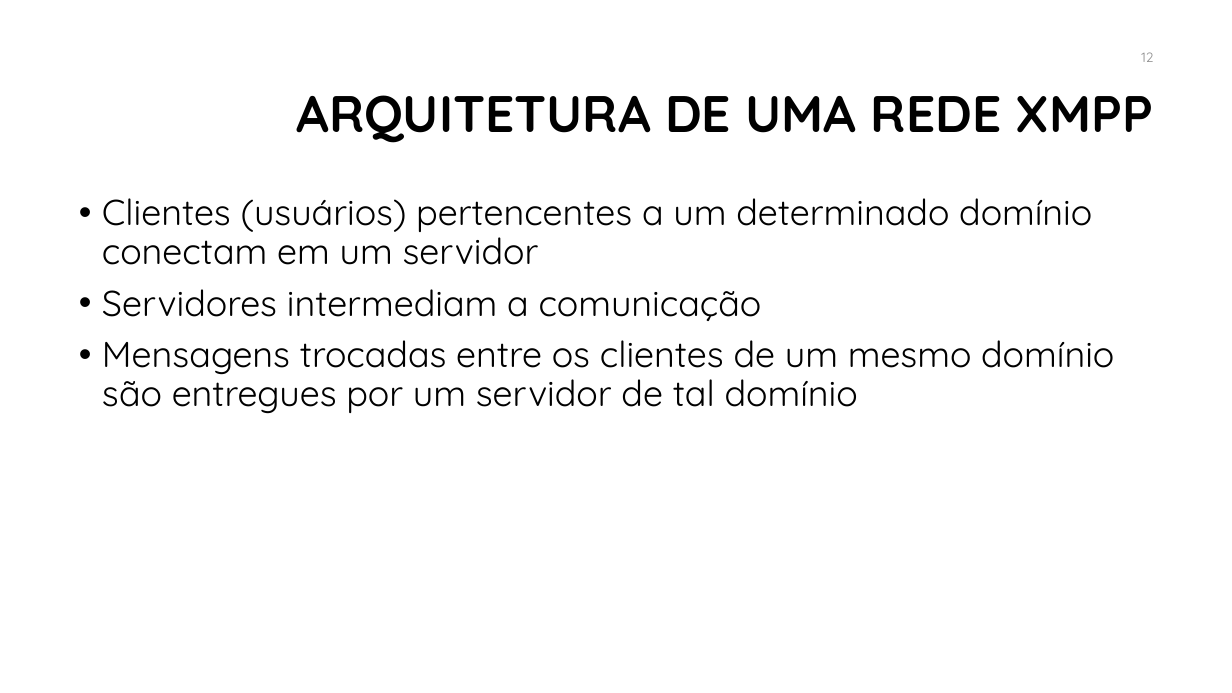
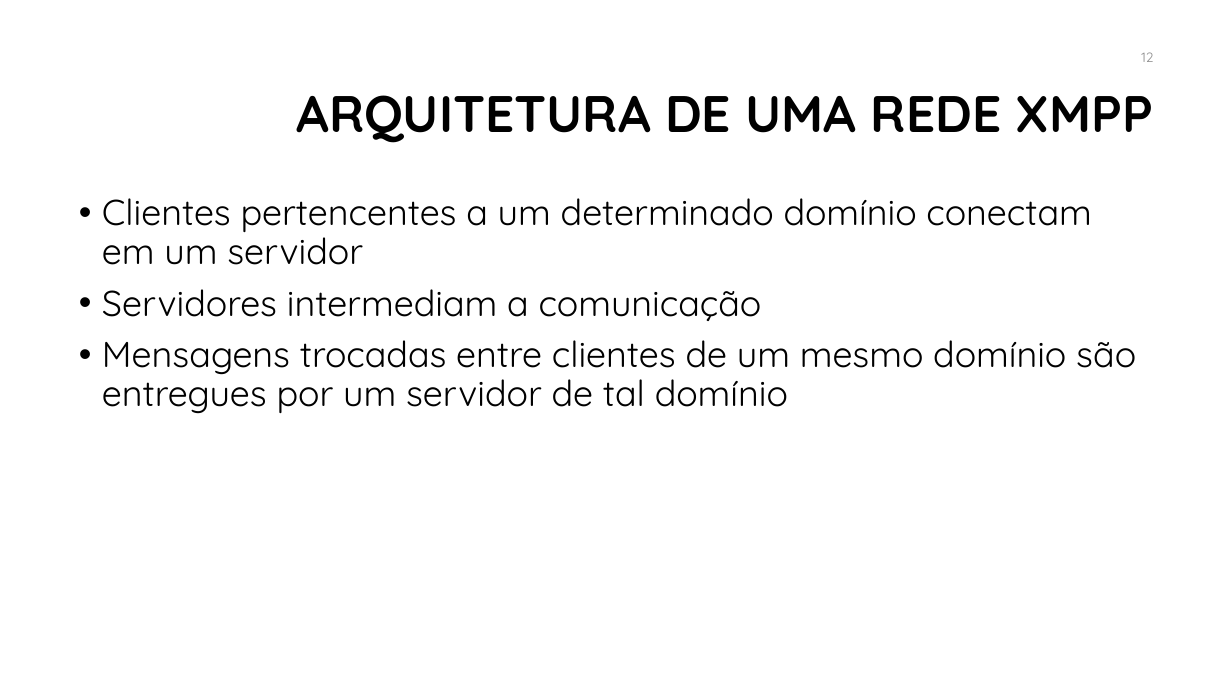
Before and after one commit to manoelcampos/sd-xmpp-chat-client, a slide deck: slide 12 of xmpp.pptx. Drawn at 1232x693 pixels with LibreOffice and Linux fonts; fonts in the diff are those of the drawing; background and template pictures are left out. Boxes give left, top, right and bottom in pixels: in the first picture for what was removed or moved away, otherwise in the second. Text is boxed around its words. In the diff, an @@ line names an element or a change of style, - is before the commit and + after.

Commit message:
Atualiza slides XMPP

```diff
--- a/xmpp.pptx
+++ b/xmpp.pptx
@@ text at <box>102,198,1091,265</box>: text changed @@
-• Clientes (usuários) pertencentes a um determinado domínio conectam em um servidor
+• Clientes pertencentes a um determinado domínio conectam em um servidor
@@ text at <box>102,340,1136,414</box>: text changed @@
-• Mensagens trocadas entre os clientes de um mesmo domínio são entregues por um servidor de tal domínio
+• Mensagens trocadas entre clientes de um mesmo domínio são entregues por um servidor de tal domínio
```
Also in this commit, not shown: 18 other slides changed, 1 slide added.
